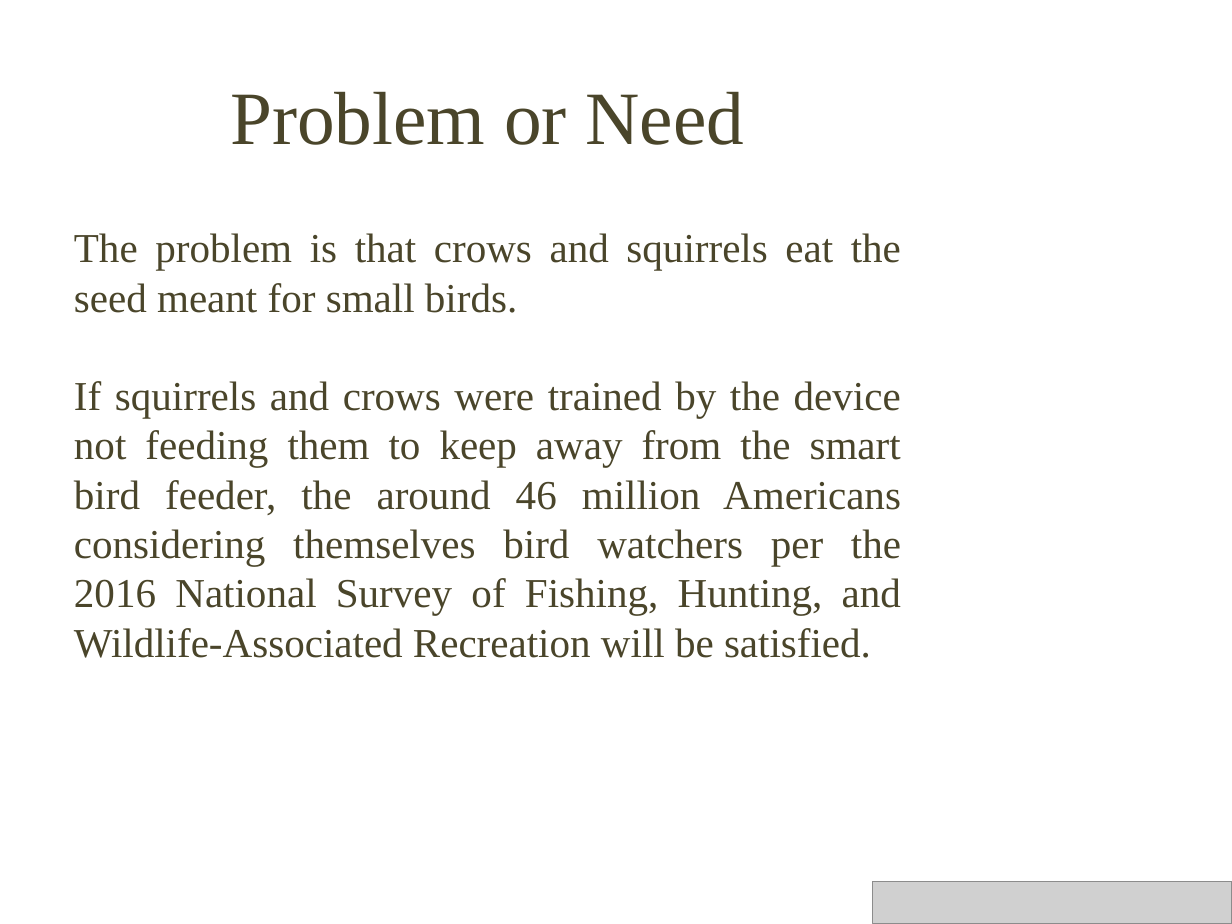
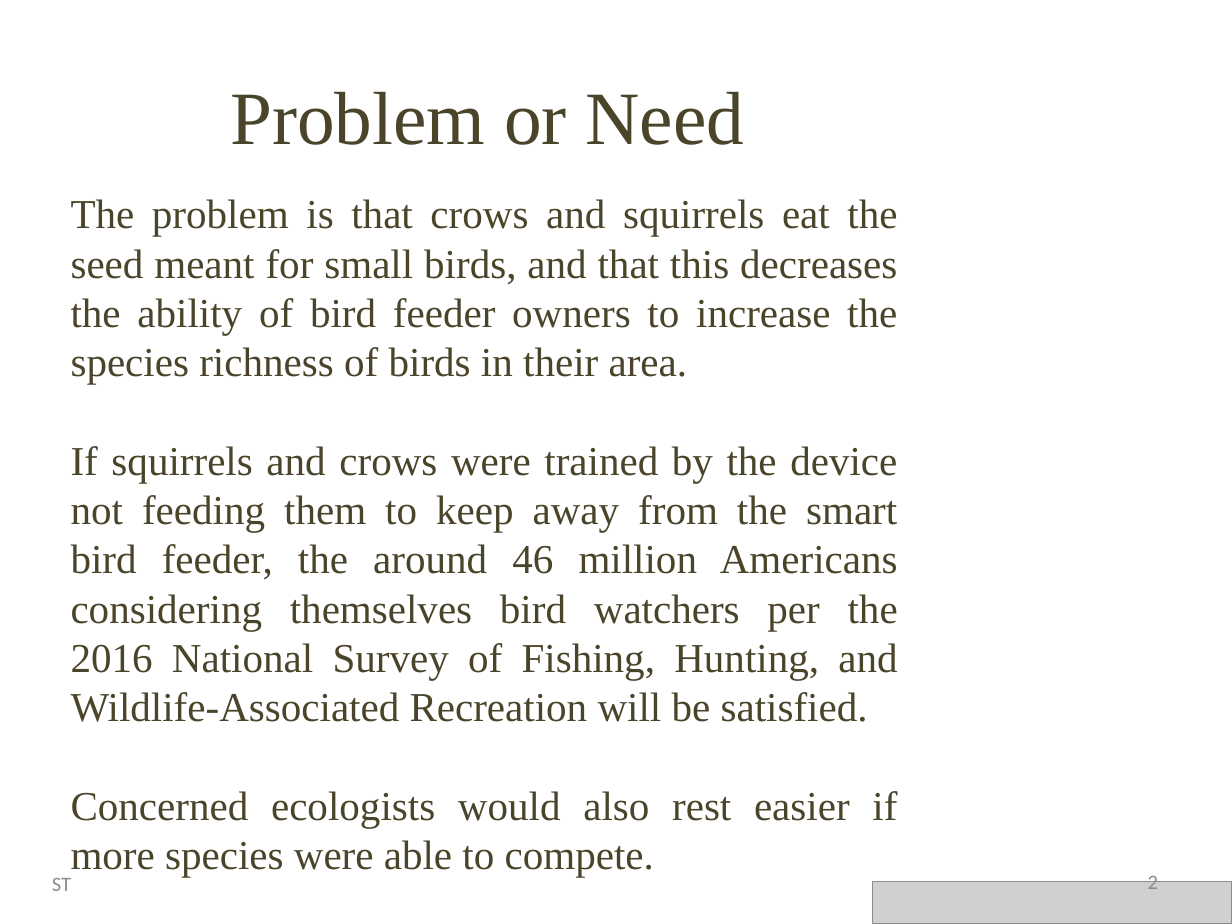
Before and after one commit to Stevie-Nicks-and-the-Xaybanha-Zhous/SelectiveBirdFeeder, a slide deck: slide 2 of Smart_Bird_Feeder_Presentation.pptx. Drawn at 1232x924 pixels with LibreOffice and Linux fonts; fonts in the diff are those of the drawing; grey boxes stand for pictures; background and template pictures are left out. Boxes give left, top, right and bottom in pixels: in the first picture for what was removed or moved away, otherwise in the second. Text is boxed around its words. In the diff, an @@ line names an element or a change of style, - is before the commit and + after.

```diff
--- a/Smart_Bird_Feeder_Presentation.pptx
+++ b/Smart_Bird_Feeder_Presentation.pptx
@@ text "The problem is that crows ...": place and size @@
-text "The problem is that crows ..." at (74, 233, 901, 658)
+text "The problem is that crows ..." at (71, 199, 898, 828)
@@ text at (71, 199, 897, 384): text changed @@
-The problem is that crows and squirrels eat the seed meant for small birds.
+The problem is that crows and squirrels eat the seed meant for small birds, and that this decreases the ability of bird feeder owners to increase the species richness of birds in their area.
@@ text at (71, 791, 897, 828): paragraph added @@
+Concerned ecologists would also rest easier if more species were able to compete.
@@ text added at (52, 878, 71, 891), 12 pt, text #8C8C8C @@
+ST
@@ page number added at (1148, 872, 1158, 889), 12 pt, text #8C8C8C @@
+2
```
Also in this commit, not shown: 11 other slides changed, 7 slides added, 4 slides removed.
